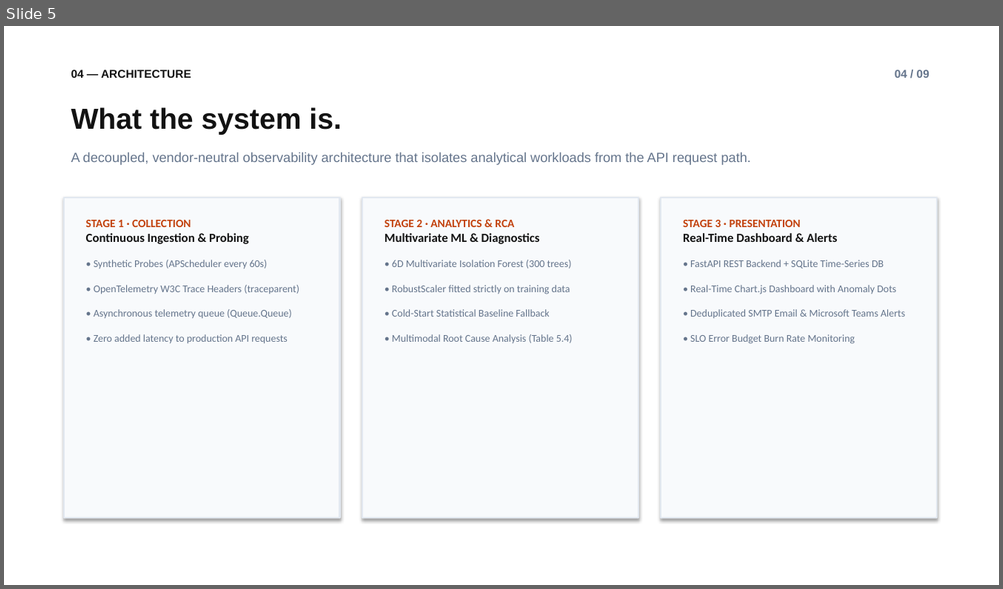
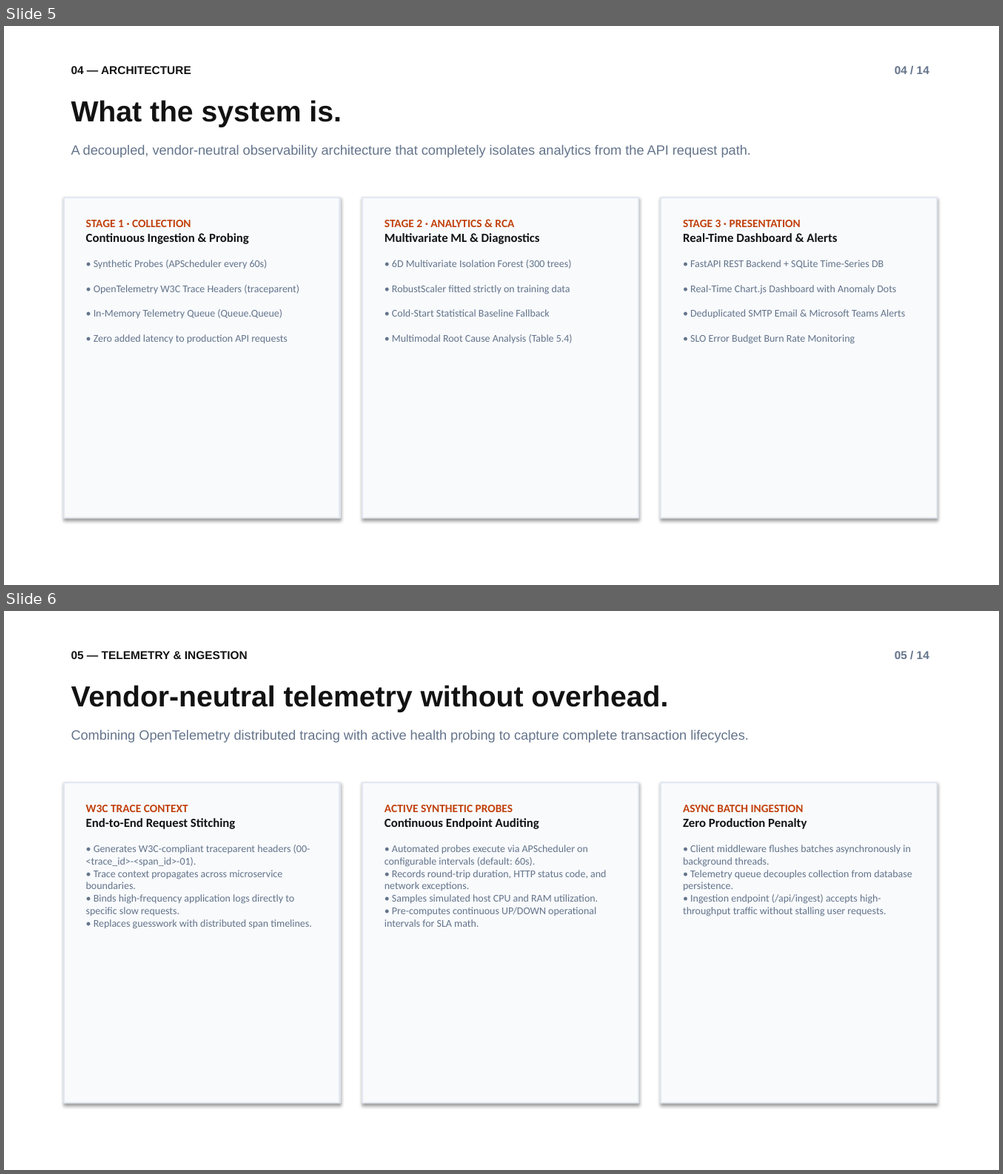
Before and after one commit to Bit06/Enterprise-APM-Dashboard, a slide deck: APM_Project_Presentation.pptx. Shown one above the other, each under a label of ours: slide 5 before the commit, slides 5 and 6 after it. The pictures are 1003x589 and 1003x1174 pixels, drawn with LibreOffice and Linux fonts; fonts in the diff are those of the drawing. Boxes give left, top, right and bottom in pixels: in the first picture for what was removed or moved away, otherwise in the second. Text is boxed around its words. In the diff, an @@ line names an element or a change of style, - is before the commit and + after.

```diff
--- a/APM_Project_Presentation.pptx
+++ b/APM_Project_Presentation.pptx
@@ slide 6 added at (4, 611, 999, 1170), background #FFFFFF @@
@@ text added at (71, 651, 247, 659), 11 pt, text #121212, bold @@
+05 — TELEMETRY & INGESTION
@@ text added at (894, 651, 929, 659), 11 pt, text #64748B, bold @@
+05 / 14
@@ text added at (71, 685, 668, 712), 28 pt, text #121212, bold @@
+Vendor-neutral telemetry without overhead.
@@ text added at (71, 730, 748, 743), 13 pt, text #64748B @@
+Combining OpenTelemetry distributed tracing with active health probing to capture complete transaction lifecycles.
@@ rectangle added at (64, 783, 340, 1103), fill #F8FAFC, outline #E2E8F0 1.5 pt @@
@@ rectangle added at (362, 783, 638, 1103), fill #F8FAFC, outline #E2E8F0 1.5 pt @@
@@ rectangle added at (660, 783, 936, 1103), fill #F8FAFC, outline #E2E8F0 1.5 pt @@
@@ text added at (86, 805, 312, 929), 10 pt, text #64748B @@
+W3C TRACE CONTEXT
+End-to-End Request Stitching
+• Generates W3C-compliant traceparent headers (00-<trace_id>-<span_id>-01).
+• Trace context propagates across microservice boundaries.
+• Binds high-frequency application logs directly to specific slow requests.
+• Replaces guesswork with distributed span timelines.
@@ text added at (384, 805, 606, 927), 10 pt, text #64748B @@
+ACTIVE SYNTHETIC PROBES
+Continuous Endpoint Auditing
+• Automated probes execute via APScheduler on configurable intervals (default: 60s).
+• Records round-trip duration, HTTP status code, and network exceptions.
+• Samples simulated host CPU and RAM utilization.
+• Pre-computes continuous UP/DOWN operational intervals for SLA math.
@@ text added at (683, 805, 912, 917), 10 pt, text #64748B @@
+ASYNC BATCH INGESTION
+Zero Production Penalty
+• Client middleware flushes batches asynchronously in background threads.
+• Telemetry queue decouples collection from database persistence.
+• Ingestion endpoint (/api/ingest) accepts high-throughput traffic without stalling user requests.
@@ slide 5 changed as well @@
@@ text "04 — ARCHITECTURE": place and size @@
-text "04 — ARCHITECTURE" at (71, 70, 191, 78)
+text "04 — ARCHITECTURE" at (71, 66, 191, 74)
@@ text at (894, 66, 929, 74): text changed @@
-04 / 09
+04 / 14
@@ text "What the system is.": place and size @@
-text "What the system is." at (71, 107, 341, 135)
+text "What the system is." at (71, 100, 341, 127)
@@ text at (71, 145, 751, 158): text changed @@
-A decoupled, vendor-neutral observability architecture that isolates analytical workloads from the API request path.
+A decoupled, vendor-neutral observability architecture that completely isolates analytics from the API request path.
@@ text at (94, 309, 282, 318): text changed @@
-• Asynchronous telemetry queue (Queue.Queue)
+• In-Memory Telemetry Queue (Queue.Queue)
```
Also in this commit, not shown: 9 other slides changed, 4 other slides added, 2 other files.
